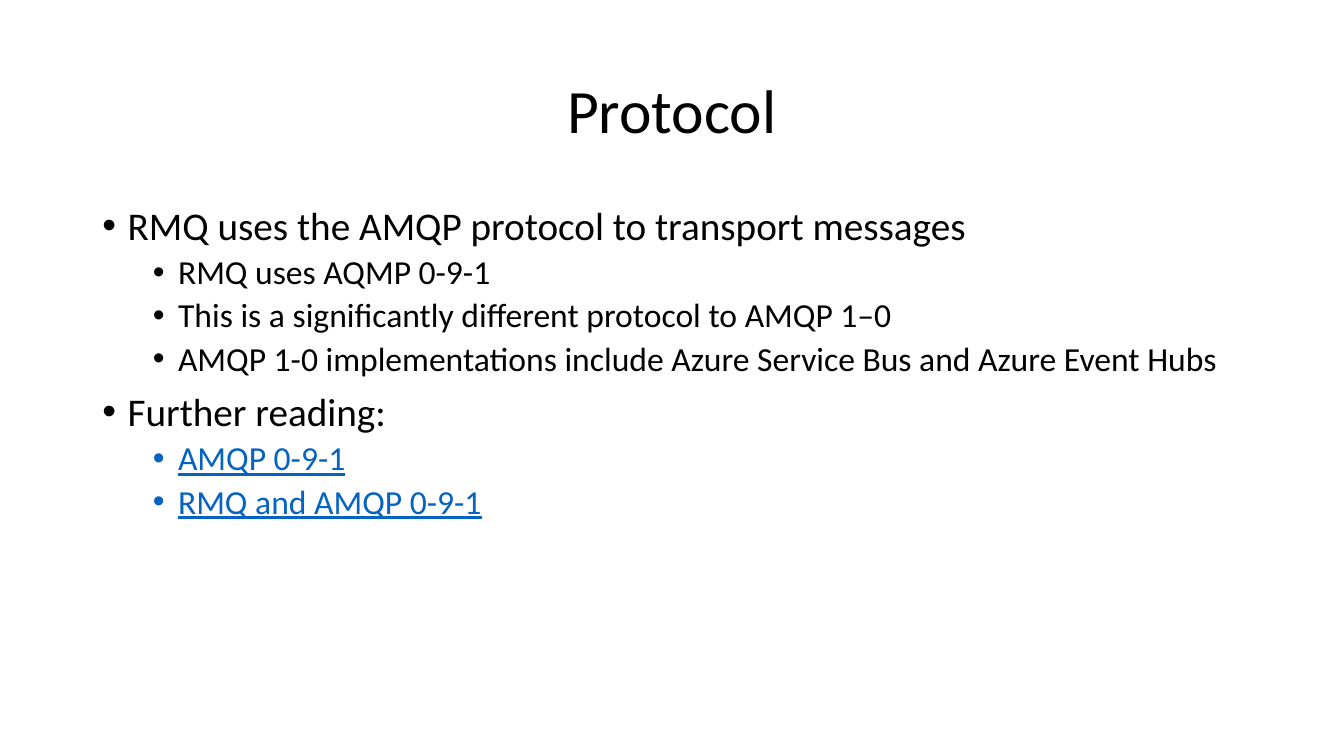
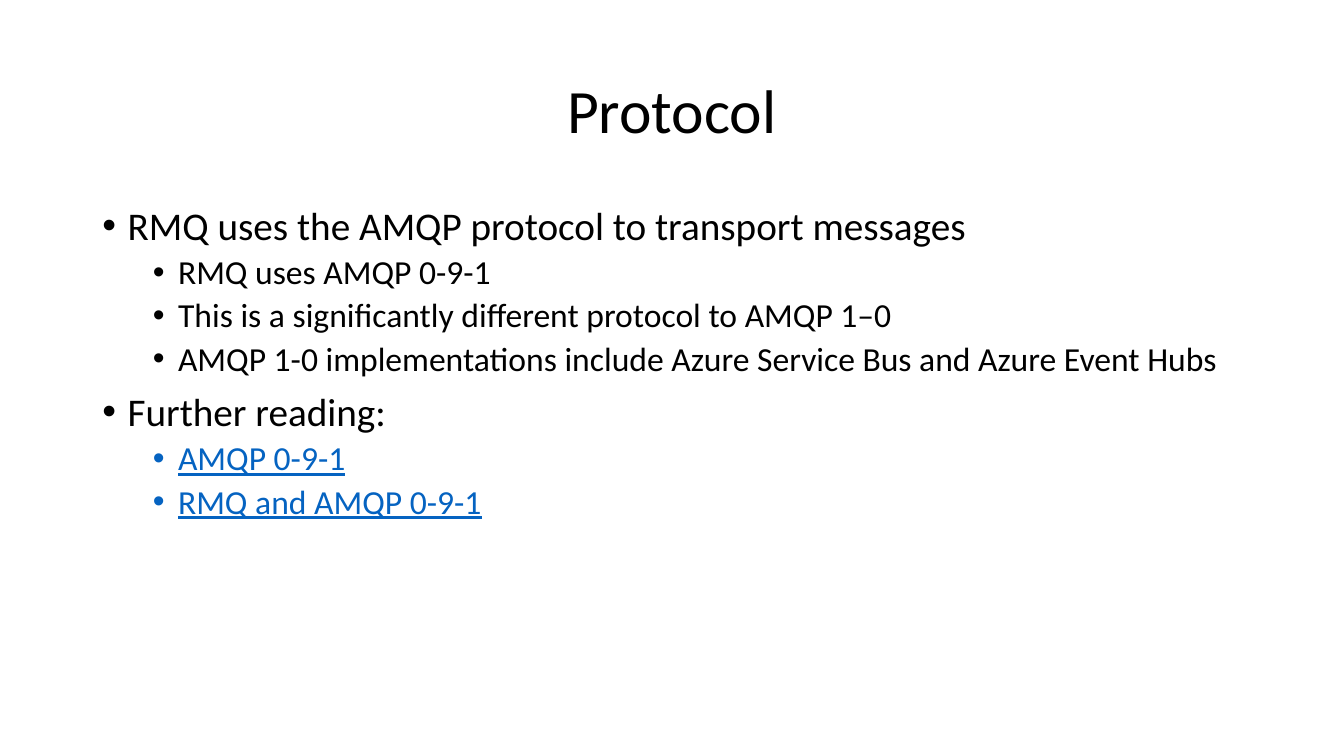
Before and after one commit to iancooper/practical-messaging, a slide deck: slide 2 of exercises/Quick-Start-RMQ.pptx. Drawn at 1344x756 pixels with LibreOffice and Linux fonts; fonts in the diff are those of the drawing. Boxes give left, top, right and bottom in pixels: in the first picture for what was removed or moved away, otherwise in the second. Text is boxed around its words. In the diff, an @@ line names an element or a change of style, - is before the commit and + after.

```diff
--- a/exercises/Quick-Start-RMQ.pptx
+++ b/exercises/Quick-Start-RMQ.pptx
@@ text at [178,262,491,289]: text changed @@
-  • RMQ uses AQMP 0-9-1
+  • RMQ uses AMQP 0-9-1
```
Also in this commit, not shown: 3 other files.
